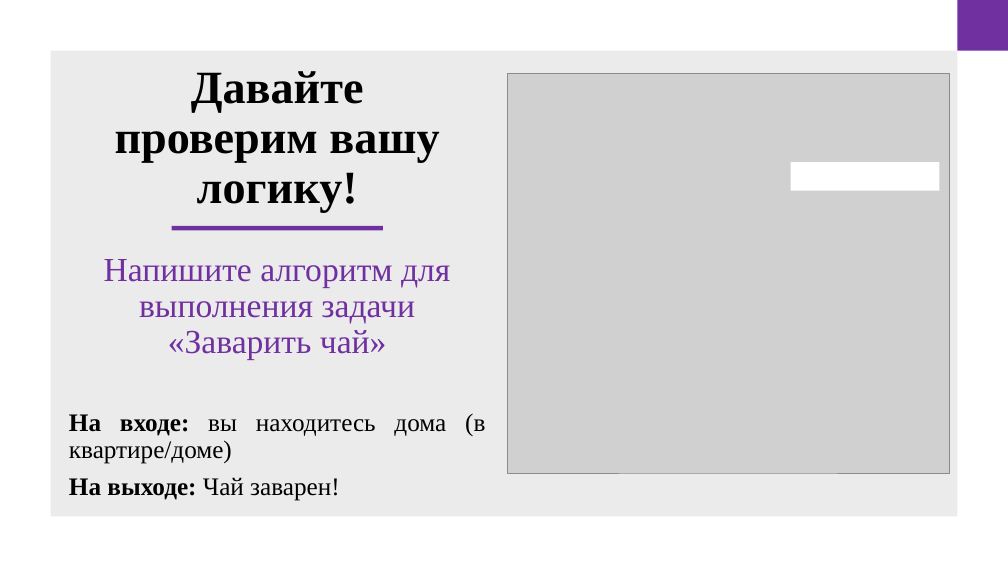
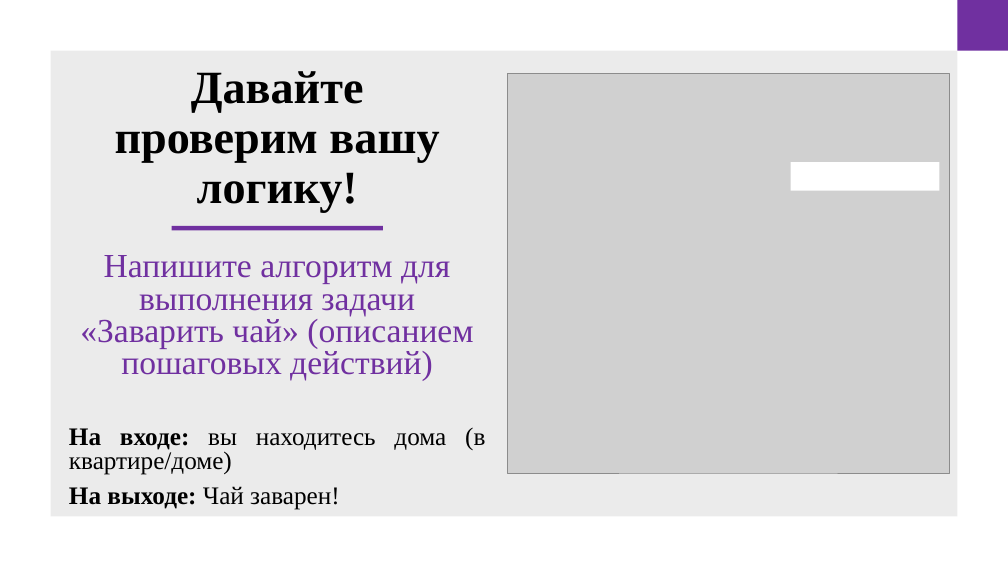
Before and after one commit to doshenka/akademy_files, a slide deck: slide 14 of преза на 12-4-24.pptx (slide 4 before the commit). Drawn at 1008x567 pixels with LibreOffice and Linux fonts; fonts in the diff are those of the drawing; grey boxes stand for pictures. Boxes give left, top, right and bottom in pixels: in the first picture for what was removed or moved away, otherwise in the second. Text is boxed around its words. In the diff, an @@ line names an element or a change of style, - is before the commit and + after.

```diff
--- a/преза на 12-4-24.pptx
+++ b/преза на 12-4-24.pptx
@@ text at <box>80,255,473,381</box>: text changed @@
-Напишите алгоритм для выполнения задачи «Заварить чай»
+Напишите алгоритм для выполнения задачи «Заварить чай» (описанием пошаговых действий)
@@ text at <box>69,427,485,510</box>: line spacing 0.9 to 0.8 @@
```
Also in this commit, not shown: 4 other slides changed, 12 slides added, 1 slide removed.
